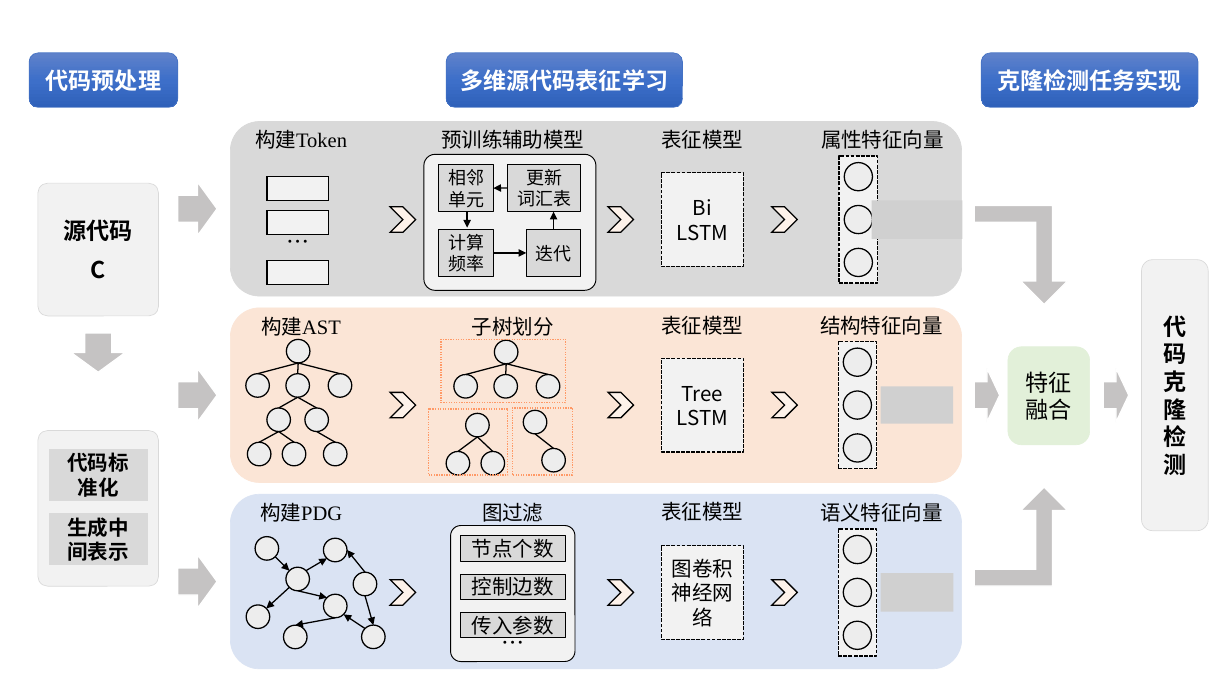
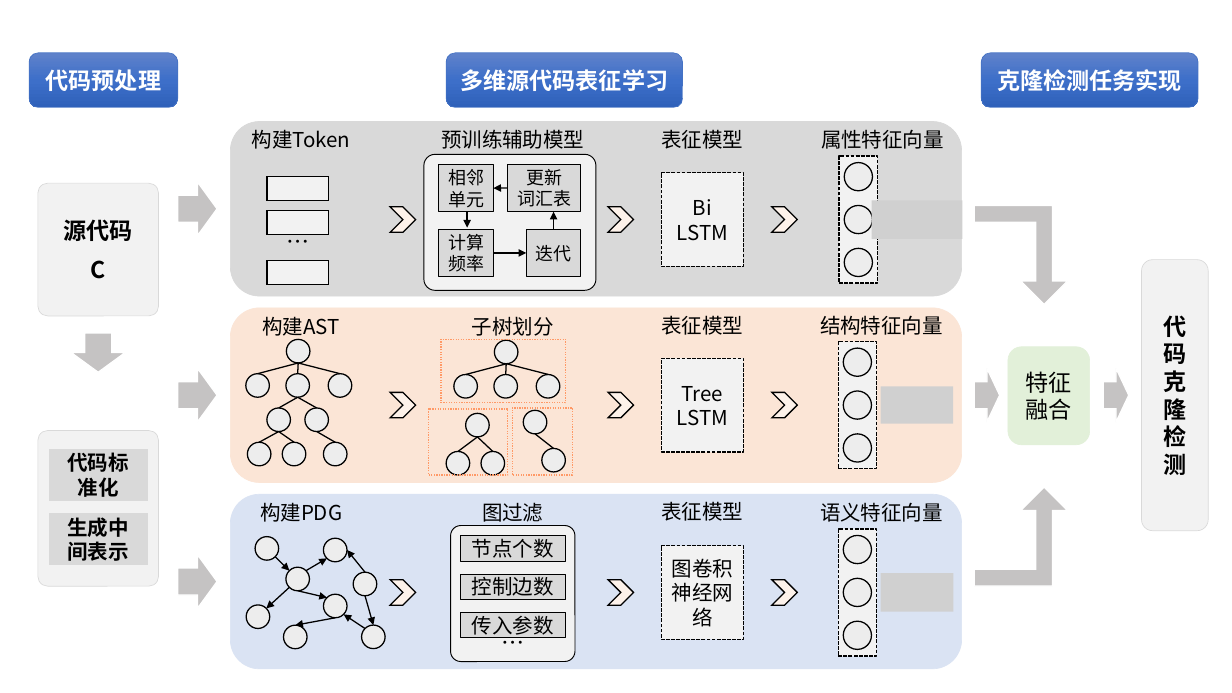
Before and after one commit to Wangdan-code/New_Graduation_Thesis, a slide deck: slide 8 of graduate-thesis/figures/ppt.pptx. Drawn at 1232x693 pixels with LibreOffice and Linux fonts; fonts in the diff are those of the drawing; grey boxes stand for pictures. Boxes give left, top, right and bottom in pixels: in the first picture for what was removed or moved away, otherwise in the second. Text is boxed around its words. In the diff, an @@ line names an element or a change of style, - is before the commit and + after.

```diff
--- a/graduate-thesis/figures/ppt.pptx
+++ b/graduate-thesis/figures/ppt.pptx
@@ font Times New Roman to Noto Sans CJK SC in 3 elements at (252, 129, 351, 149), (262, 316, 339, 340), (260, 502, 342, 522) @@
```
Also in this commit, not shown: 1 other slide changed, 2 slides added, 2 slides removed, 11 other files.
